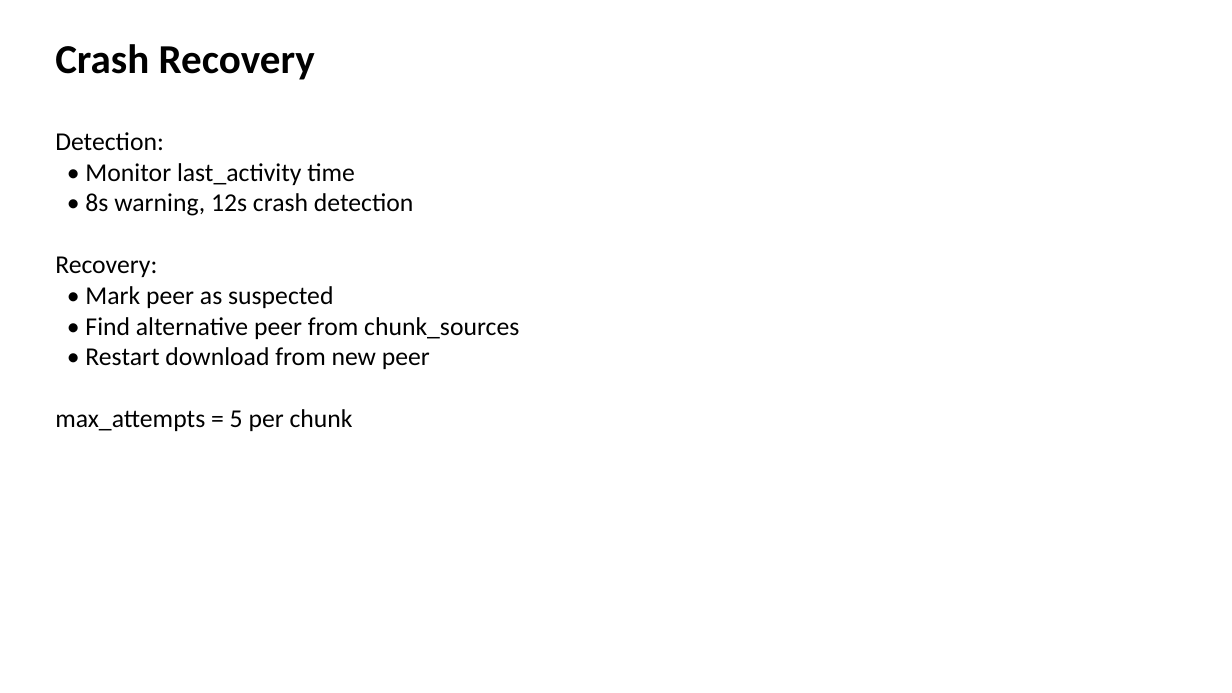
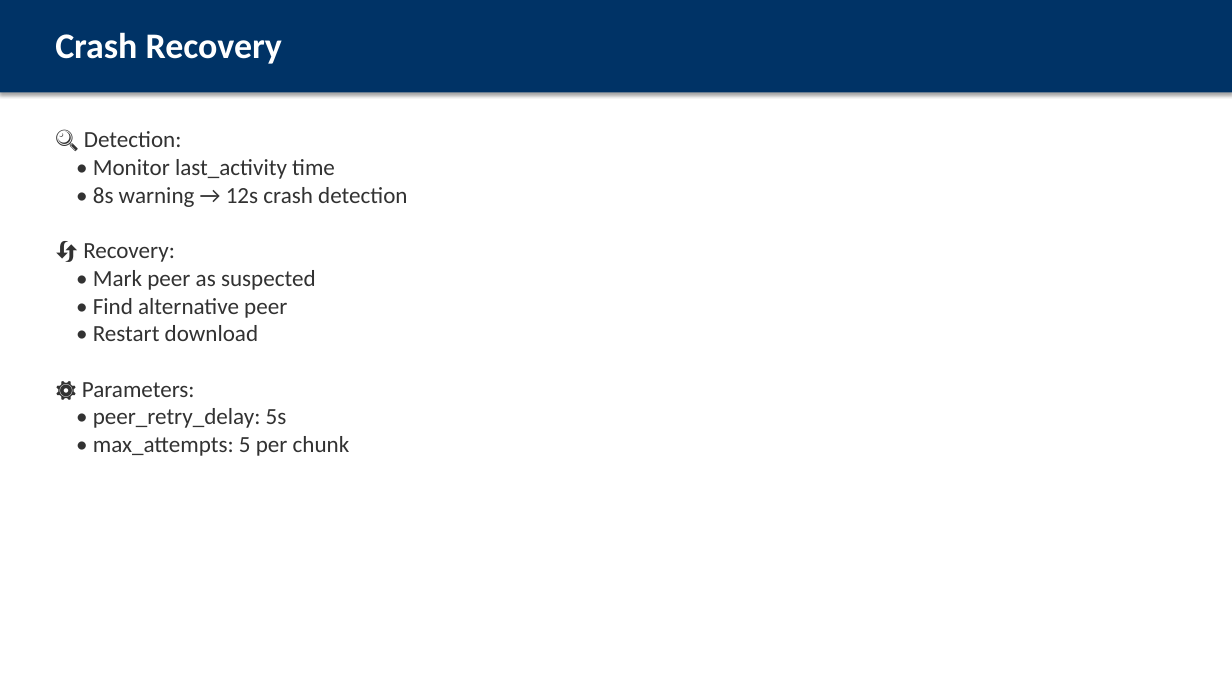
Before and after one commit to wuzhi456/cn_proj, a slide deck: slide 11 of presentation.pptx. Drawn at 1232x693 pixels with LibreOffice and Linux fonts; fonts in the diff are those of the drawing. Boxes give left, top, right and bottom in pixels: in the first picture for what was removed or moved away, otherwise in the second. Text is boxed around its words. In the diff, an @@ line names an element or a change of style, - is before the commit and + after.

```diff
--- a/presentation.pptx
+++ b/presentation.pptx
@@ rectangle added at box(0, 0, 1232, 92), fill #003366 @@
@@ text "Crash Recovery": place and size @@
-text "Crash Recovery" at box(55, 44, 315, 80)
+text "Crash Recovery" at box(55, 32, 282, 64)
@@ text "Crash Recovery" at box(55, 32, 282, 64): size 32 to 28 pt, text colour #000000 to #FFFFFF @@
@@ text at box(84, 131, 182, 147): text changed; size 20 to 18 pt; text colour #000000 to #323232 @@
-Detection:
+🔍 Detection:
@@ text at box(93, 159, 335, 290): size 20 to 18 pt, text colour #000000 to #323232 in "• Monitor last_activity time", "• Mark peer as suspected" @@
@@ text at box(83, 187, 407, 262): text changed; size 20 to 18 pt; text colour #000000 to #323232 @@
-• 8s warning, 12s crash detection
-Recovery:
+• 8s warning → 12s crash detection
+🔄 Recovery:
@@ text at box(82, 298, 350, 456): text changed; size 20 to 18 pt; text colour #000000 to #323232 @@
-• Find alternative peer from chunk_sources
-• Restart download from new peer
-max_attempts = 5 per chunk
+• Find alternative peer
+• Restart download
+⚙️ Parameters:
+• peer_retry_delay: 5s
+• max_attempts: 5 per chunk
```
Also in this commit, not shown: 9 other slides changed, 6 slides added, 5 slides removed.
